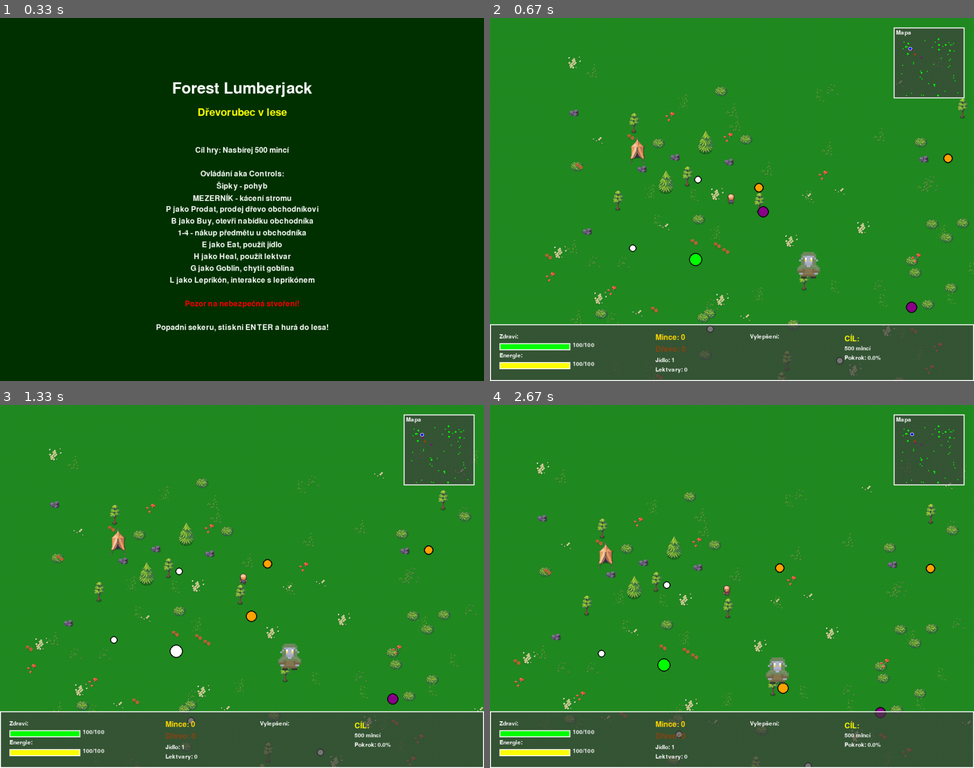
Above: before the commit, frames 1-4 (two rows, left to right).
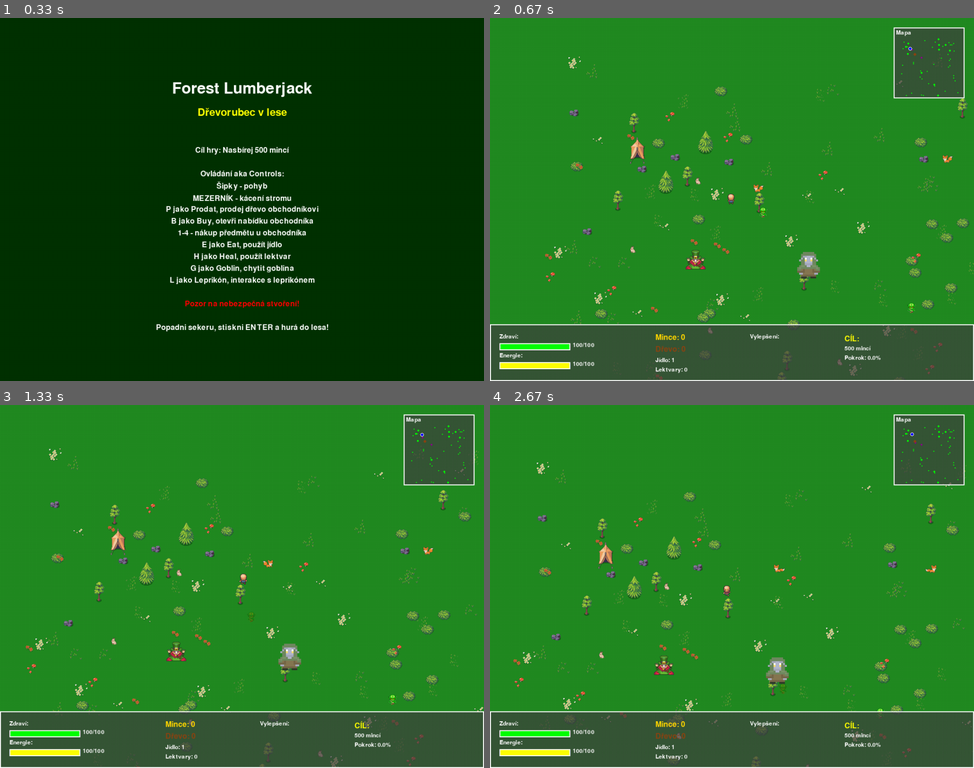
Above: after the commit, the same moments.

Repository: prank2106/pygame_workshop
Game: pygame game, started from launch_game.py
Same seed, same stepped clock (60 frames per second), same inputs: the game is played once before the commit and once after it.
Inputs:
- Up to frame 1 (0.33 s): type "1 (at the terminal prompt)" at 0 s; type "1 (at the terminal prompt)" at 0 s
- Up to frame 2 (0.67 s): tap Enter at 0.33 s
- Up to frame 3 (1.33 s): hold Right 0.67-1.13 s; hold Up from 1.17 s (still down)
- Up to frame 4 (2.67 s): release Up at 1.47 s; hold Right 1.5-1.97 s; hold Left 2-2.53 s; hold Down from 2.57 s (still down)

Frame 1 is identical in both runs. In frame 2, 0.5% of the frame differs, in the area x 28-96%, y 37-96%; in frame 3, 0.5%; in frame 4, 0.5%.

Commit message:
sprites_for_NPCs

Diff:
--- a/npc_manager.py
+++ b/npc_manager.py
@@ -5,6 +5,13 @@
 
 class Goblin:
     """Třída reprezentující goblina - zloděje"""
+
+    shared_sprite_sheet = None
+
+    sprite_width = 48
+    sprite_height = 48
+    frame_count = 3  # assuming 3 frames per row
+    animation_speed = 0.15  # seconds per frame
 
     def __init__(self, x, y):
         self.position = Vector2(x, y)
@@ -14,11 +21,15 @@
         self.state = "wandering"  # wandering, stealing, fleeing
         self.color = (139, 0, 139)  # Fialová
 
-        # AI parametry
+        # AI parameters
         self.wander_timer = 0
         self.steal_cooldown = 0
         self.flee_timer = 0
-        self.catchable = True  # OPRAVA: Flag pro možnost chycení
+        self.catchable = True  # Flag for catchability
+
+        # Animation
+        self.animation_timer = 0
+        self.frame = 0
 
     def update(self, dt, player):
         """Aktualizace goblina"""
@@ -27,10 +38,15 @@
 
         player_distance = GameEngine.distance(self.position, player.position)
 
+        self.animation_timer += dt
+        if self.animation_timer > self.animation_speed:
+            self.frame = (self.frame + 1) % self.frame_count
+            self.animation_timer = 0
+
         if self.state == "wandering":
-            # Náhodné putování
+            # Random wandering
             self.wander_timer += dt
-            if self.wander_timer >= 3.0:  # Změna směru každé 3 sekundy
+            if self.wander_timer >= 3.0:  # Change direction every 3 seconds
                 offset_x = random.uniform(-80, 80)
                 offset_y = random.uniform(-80, 80)
                 self.target_position = Vector2(
@@ -39,22 +55,22 @@
                 )
                 self.wander_timer = 0
 
-            # Pokud je hráč blízko a goblin není v cooldownu, pokus o krádež
+            # Attempt to steal if player nearby and cooldown done
             if player_distance < 60 and self.steal_cooldown <= 0:
                 self.state = "stealing"
                 self.target_position = player.position
 
-            # Pohyb k cíli
+            # Move toward target
             direction = self.target_position - self.position
             if direction.magnitude() > 2:
                 direction = direction.normalize()
                 self.position = self.position + direction * self.speed * dt
 
         elif self.state == "stealing":
-            # Pokus o krádež - přiblížení k hráči
+            # Move toward player to steal
             if player_distance < 25:
-                # Úspěšná krádež
-                if random.random() < 0.6:  # 60% šance na úspěch
+                # Successful steal chance
+                if random.random() < 0.6:
                     stolen_coins = min(player.coins, random.randint(5, 15))
                     stolen_wood = min(player.wood, random.randint(0, 2))
 
@@ -64,60 +80,106 @@
                     if stolen_coins > 0 or stolen_wood > 0:
                         print(f"Goblin ti ukradl {stolen_coins} mincí a {stolen_wood} dřeva!")
 
-                # Po krádeži útěk
+                # After stealing, flee
                 self.state = "fleeing"
                 self.flee_timer = 5.0
                 self.steal_cooldown = 10.0
 
-                # Útěk od hráče
                 escape_direction = self.position - player.position
                 if escape_direction.magnitude() > 0:
                     escape_direction = escape_direction.normalize()
                     self.target_position = self.position + escape_direction * 200
             else:
-                # Pohyb k hráči
+                # Move closer to player
                 direction = player.position - self.position
                 if direction.magnitude() > 0:
                     direction = direction.normalize()
                     self.position = self.position + direction * self.speed * dt
 
         elif self.state == "fleeing":
-            # Útěk od hráče
+            # Flee from player
             if self.flee_timer <= 0:
                 self.state = "wandering"
             else:
-                # Pokračování v útěku
                 direction = self.target_position - self.position
                 if direction.magnitude() > 2:
                     direction = direction.normalize()
                     self.position = self.position + direction * (self.speed * 1.5) * dt
 
     def render(self, screen, camera_x, camera_y):
-        """Vykreslení goblina"""
+        """Vykreslení goblina podle směru pohybu"""
+
         screen_x = int(self.position.x - camera_x)
         screen_y = int(self.position.y - camera_y)
 
-        # Barva podle stavu
-        color = self.color
+        if Goblin.shared_sprite_sheet is None:
+            Goblin.shared_sprite_sheet = pygame.image.load("assets/goblin_sprite_sheet.png").convert_alpha()
+
+        # Movement direction vector
+        move_dir = self.target_position - self.position
+        if move_dir.magnitude() > 2:
+            move_dir = move_dir.normalize()
+        else:
+            move_dir = Vector2(0, 0)  # idle
+
+        # Determine animation row based on direction
+        if move_dir.magnitude() == 0:
+            anim_row = 0  # idle/down row
+            frame = 0
+        else:
+            abs_x = abs(move_dir.x)
+            abs_y = abs(move_dir.y)
+            if abs_x > abs_y:
+                anim_row = 1 if move_dir.x < 0 else 2  # left or right
+            else:
+                anim_row = 3 if move_dir.y < 0 else 0  # up or down
+
+            frame = self.frame
+
+        frame_rect = pygame.Rect(
+            frame * self.sprite_width,
+            anim_row * self.sprite_height,
+            self.sprite_width,
+            self.sprite_height
+        )
+
+        sprite = Goblin.shared_sprite_sheet.subsurface(frame_rect)
+
+        scaled_sprite = pygame.transform.smoothscale(
+            sprite,
+            (self.sprite_width // 2, self.sprite_height // 2)
+        )
+
+        # Optional colored overlay based on state
+        overlay_color = None
         if self.state == "stealing":
-            color = (255, 0, 0)  # Červená při krádeži
+            overlay_color = (255, 0, 0, 100)  # translucent red
         elif self.state == "fleeing":
-            color = (255, 165, 0)  # Oranžová při útěku
-
-        # OPRAVA: Vizuální indikátor, že je možné goblina chytit
+            overlay_color = (255, 165, 0, 100)  # translucent orange
+
+        if overlay_color:
+            overlay_surf = pygame.Surface((self.sprite_width // 2, self.sprite_height // 2), pygame.SRCALPHA)
+            overlay_surf.fill(overlay_color)
+            scaled_sprite.blit(overlay_surf, (0, 0), special_flags=pygame.BLEND_RGBA_MULT)
+
+        # Catchable indicator
         if self.catchable and GameEngine.distance(Vector2(screen_x, screen_y), Vector2(512, 384)) < 50:
             pygame.draw.circle(screen, (255, 255, 0), (screen_x, screen_y), self.size + 5, 2)
 
-        pygame.draw.circle(screen, color, (screen_x, screen_y), self.size)
-        pygame.draw.circle(screen, (0, 0, 0), (screen_x, screen_y), self.size, 2)
+        screen.blit(scaled_sprite, (
+            screen_x - (self.sprite_width // 4),
+            screen_y - (self.sprite_height // 4)
+        ))
+
 
 class Leprechaun:
     """Třída reprezentující leprikóna - pomocníka"""
+
+    static_image = None
 
     def __init__(self, x, y):
         self.position = Vector2(x, y)
         self.size = 14
-        self.color = (0, 255, 0)  # Zelená
         self.teleport_timer = 0
         self.interaction_cooldown = 0
 
@@ -126,7 +188,7 @@
         self.teleport_timer += dt
         self.interaction_cooldown -= dt
 
-        # Náhodná teleportace každých 15-30 sekund
+        # Náhodná teleportace každých 15–30 sekund
         if self.teleport_timer >= random.uniform(15, 30):
             self.position.x = random.uniform(100, 900)
             self.position.y = random.uniform(100, 700)
@@ -137,14 +199,23 @@
         screen_x = int(self.position.x - camera_x)
         screen_y = int(self.position.y - camera_y)
 
-        # Blikající efekt
-        blink = int(pygame.time.get_ticks() / 500) % 2
-        if blink:
-            pygame.draw.circle(screen, self.color, (screen_x, screen_y), self.size)
-        else:
-            pygame.draw.circle(screen, (255, 255, 255), (screen_x, screen_y), self.size)
-
-        pygame.draw.circle(screen, (0, 0, 0), (screen_x, screen_y), self.size, 2)
+        if Leprechaun.static_image is None:
+            Leprechaun.static_image = pygame.image.load("assets/leprechaun_static.png").convert_alpha()
+
+        sprite = Leprechaun.static_image
+
+        # Zvětšení statického obrázku
+        scale_factor = 0.6
+        scaled_sprite = pygame.transform.smoothscale(
+            sprite,
+            (int(sprite.get_width() * scale_factor), int(sprite.get_height() * scale_factor))
+        )
+
+        screen.blit(scaled_sprite, (
+            screen_x - scaled_sprite.get_width() // 2,
+            screen_y - scaled_sprite.get_height() // 2
+        ))
+
 
 class Bear:
     """Třída reprezentující medvěda - nepřítele"""
@@ -238,6 +309,13 @@
 class Fox:
     """Třída reprezentující lišku - rychlého zloděje"""
 
+    shared_sprite_sheet = None
+
+    sprite_width = 60
+    sprite_height = 48
+    frame_count = 3
+    animation_row = 6.6
+
     def __init__(self, x, y):
         self.position = Vector2(x, y)
         self.target_position = Vector2(x, y)
@@ -246,10 +324,19 @@
         self.color = (255, 165, 0)  # Oranžová
         self.steal_cooldown = 0
         self.wander_timer = 0
+        self.animation_timer = 0
+        self.frame = 0
+        self.last_direction_x = -1  # Facing left initially
 
     def update(self, dt, player):
         """Aktualizace lišky"""
         self.steal_cooldown -= dt
+        self.animation_timer += dt
+
+        if self.animation_timer > 0.15:
+            self.frame = (self.frame + 1) % self.frame_count
+            self.animation_timer = 0
+
         player_distance = GameEngine.distance(self.position, player.position)
 
         if player_distance < 50 and self.steal_cooldown <= 0:
@@ -285,37 +372,86 @@
             direction = direction.normalize()
             self.position = self.position + direction * self.speed * dt
 
+            # Update facing direction
+            if abs(direction.x) > 0.1:
+                self.last_direction_x = 1 if direction.x > 0 else -1
+
     def render(self, screen, camera_x, camera_y):
-        """Vykreslení lišky"""
+        """Vykreslení lišky pomocí sprite sheetu"""
         screen_x = int(self.position.x - camera_x)
         screen_y = int(self.position.y - camera_y)
 
-        pygame.draw.circle(screen, self.color, (screen_x, screen_y), self.size)
-        pygame.draw.circle(screen, (0, 0, 0), (screen_x, screen_y), self.size, 2)
+        if Fox.shared_sprite_sheet is None:
+            Fox.shared_sprite_sheet = pygame.image.load("assets/fox_sprite_sheet.png").convert_alpha()
+
+        is_moving = (self.target_position - self.position).magnitude() > 2
+
+        if is_moving:
+            y_offset = int(self.sprite_height * self.animation_row)
+            frame = self.frame
+        else:
+            y_offset = 0
+            frame = 0
+
+        frame_rect = pygame.Rect(
+            frame * self.sprite_width,
+            y_offset,
+            self.sprite_width,
+            self.sprite_height
+        )
+
+        sprite = Fox.shared_sprite_sheet.subsurface(frame_rect)
+
+        # Flip if facing right
+        if self.last_direction_x > 0:
+            sprite = pygame.transform.flip(sprite, True, False)
+
+        # Scale down
+        scaled_sprite = pygame.transform.smoothscale(
+            sprite,
+            (self.sprite_width // 2, self.sprite_height // 2)
+        )
+
+        screen.blit(scaled_sprite, (
+            screen_x - (self.sprite_width // 4),
+            screen_y - (self.sprite_height // 4)
+        ))
 
 class Rabbit:
     """Třída reprezentující králíka - dekorativní NPC"""
+    shared_sprite_sheet = None
+
+    sprite_width = 48   # Match your sprite frame width
+    sprite_height = 48  # Match your sprite frame height
+    frame_count = 3     # Number of frames in the 6th row
+    animation_row = 4.8  # Use the 6th row (index 5)
 
     def __init__(self, x, y):
         self.position = Vector2(x, y)
         self.target_position = Vector2(x, y)
         self.size = 8
         self.speed = 100
-        self.color = (255, 255, 255)  # Bílá
+        self.color = (255, 255, 255)
         self.wander_timer = 0
+        self.animation_timer = 0
+        self.frame = 0
+        self.last_direction_x = -1  # -1 = left, 1 = right (initial default facing left)
 
     def update(self, dt, player):
         """Aktualizace králíka"""
+        self.animation_timer += dt
+        if self.animation_timer > 0.2:
+            self.frame = (self.frame + 1) % self.frame_count
+            self.animation_timer = 0
+
         player_distance = GameEngine.distance(self.position, player.position)
 
         if player_distance < 40:
-            # Útěk od hráče
             escape_direction = self.position - player.position
             if escape_direction.magnitude() > 0:
                 escape_direction = escape_direction.normalize()
                 self.target_position = self.position + escape_direction * 100
         else:
-            # Náhodné putování
             self.wander_timer += dt
             if self.wander_timer >= 3.0:
                 offset_x = random.uniform(-50, 50)
@@ -326,19 +462,57 @@
                 )
                 self.wander_timer = 0
 
-        # Pohyb
         direction = self.target_position - self.position
         if direction.magnitude() > 2:
             direction = direction.normalize()
             self.position = self.position + direction * self.speed * dt
 
+            # Update last movement direction (left/right)
+            if abs(direction.x) > 0.1:
+                self.last_direction_x = 1 if direction.x > 0 else -1
+
     def render(self, screen, camera_x, camera_y):
-        """Vykreslení králíka"""
+        """Vykreslení králíka pomocí sprite sheetu"""
         screen_x = int(self.position.x - camera_x)
         screen_y = int(self.position.y - camera_y)
 
-        pygame.draw.circle(screen, self.color, (screen_x, screen_y), self.size)
-        pygame.draw.circle(screen, (0, 0, 0), (screen_x, screen_y), self.size, 2)
+        if Rabbit.shared_sprite_sheet is None:
+            Rabbit.shared_sprite_sheet = pygame.image.load("assets/rabbit_sprite_sheet.png").convert_alpha()
+
+        # Determine if rabbit is moving (i.e. animation vs idle)
+        is_moving = (self.target_position - self.position).magnitude() > 2
+
+        if is_moving:
+            y_offset = int(self.sprite_height * self.animation_row)
+            frame = self.frame
+        else:
+            y_offset = 0  # First row for idle
+            frame = 0     # First frame
+
+        frame_rect = pygame.Rect(
+            frame * self.sprite_width,
+            y_offset,
+            self.sprite_width,
+            self.sprite_height
+        )
+
+        sprite = Rabbit.shared_sprite_sheet.subsurface(frame_rect)
+
+        # Flip sprite if facing right
+        if self.last_direction_x > 0:
+            sprite = pygame.transform.flip(sprite, True, False)
+
+        # 🔽 SCALE DOWN: 50%
+        scaled_sprite = pygame.transform.smoothscale(
+            sprite,
+            (self.sprite_width // 2, self.sprite_height // 2)
+        )
+
+        screen.blit(scaled_sprite, (
+            screen_x - (self.sprite_width // 4),
+            screen_y - (self.sprite_height // 4)
+        ))
+
 
 class NPCManager:
     """Manager pro všechny NPC postavy"""
Binary file added: assets/fox_sprite_sheet.png
Binary file added: assets/goblin_sprite_sheet.png
Binary file added: assets/leprechaun_sprite_sheet.png
Binary file added: assets/leprechaun_static.png
Binary file added: assets/rabbit_sprite_sheet.png
